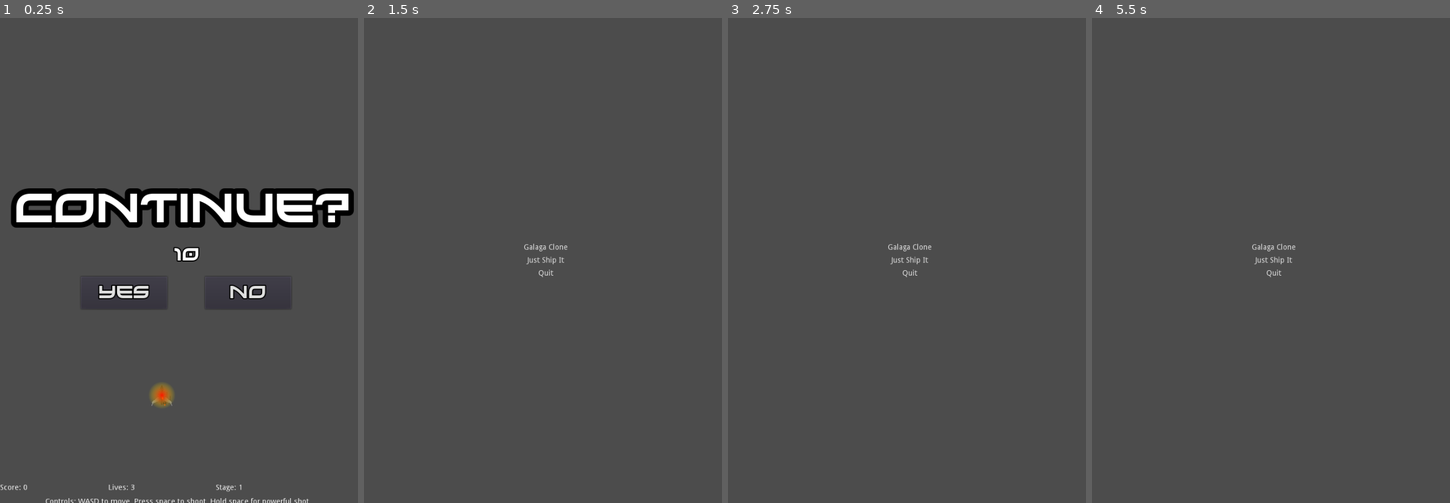
Above: before the commit, frames 1-4 (left to right).
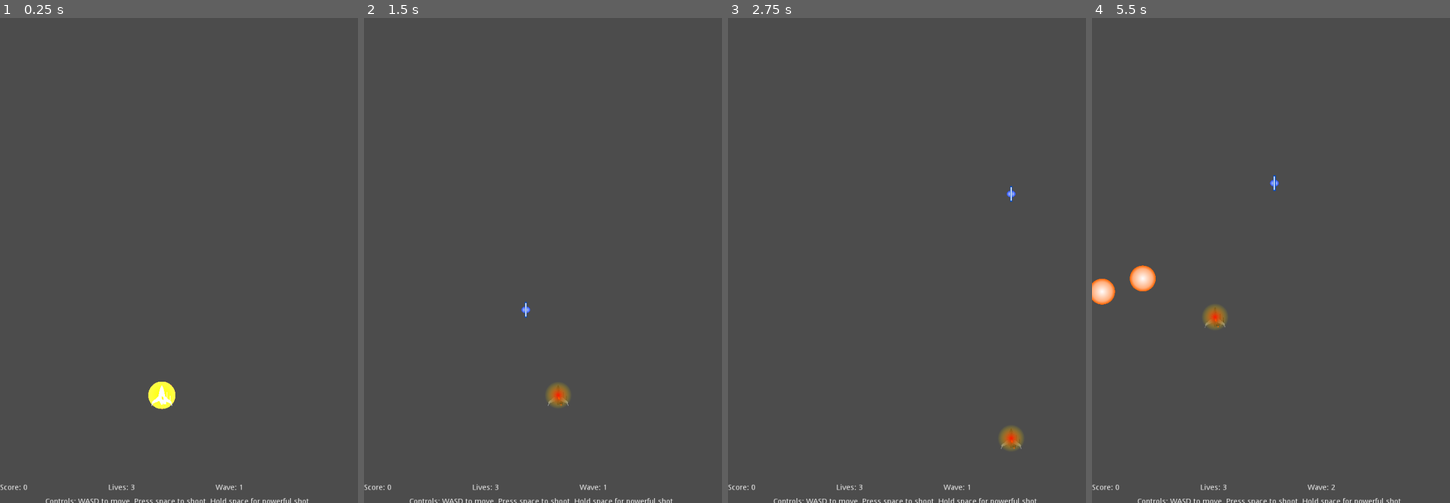
Above: after the commit, the same moments.

Repository: Imacds/ship-project-cs4700
Game: Godot game, scene res://Root.tscn
The game is run twice, just before and just after one commit, with the same random seed, the same clock (stepped at 60 frames per second) and the same inputs.
Inputs (mouse positions are in pixels of both pictures, inside the frame that each line leads up to):
- Up to frame 1 (0.25 s): no input
- Up to frame 2 (1.5 s): click (611, 294) at 0.5 s, where only the run before the commit has a clickable "No"; tap Space (shoot) at 1.25 s; hold D (move_right) from 1.28 s (still down); hold Space (shoot) from 1.28 s (still down)
- Up to frame 3 (2.75 s): release D (move_right) at 2.03 s; release Space (shoot) at 2.03 s; hold S (move_down) from 2.03 s (still down); tap Space (shoot) at 2.1 s
- Up to frame 4 (5.5 s): tap Space (shoot) at 2.75, 3.6, 4.25, 5.1 s; release S (move_down) at 2.78 s; hold D (move_right) 2.78-3.53 s; hold Space (shoot) 2.78-3.53 s; hold W (move_up) 3.53-4.28 s; hold Space (shoot) 4.28-5.03 s; hold A (move_left) from 4.28 s (still down)

The runs differ from the first frame. In frame 1, 7.9% of the frame differs, in the area x 3-99%, y 35-98%; in frame 2, 0.9%; in frame 3, 0.9%; in frame 4, 1.5%.

Commit message:
fix: will unpause on no continue fix: will hide continue menu on game start

Diff:
--- a/Ship.gd
+++ b/Ship.gd
@@ -32,7 +32,6 @@
 	bullets_container = get_parent().get_node("BulletsContainer")
 	bullets_spawn = get_node("BulletsSpawn")
 	bullet_resource = preload("../Bullet.tscn")
-	present_retry_menu()
 
 func set_init_pos():
 	screen_size = OS.get_window_size()
--- a/scenes/RetryMenu.tscn
+++ b/scenes/RetryMenu.tscn
@@ -37,6 +37,7 @@
 
 [node name="RetryMenu" type="ColorRect"]
 pause_mode = 2
+visible = false
 margin_top = 279.0
 margin_right = 675.0
 margin_bottom = 619.0
--- a/scenes/Timer.tscn
+++ /dev/null
@@ -1,3 +0,0 @@
-[gd_scene format=2]
-
-[node name="Timer" type="Node"]
--- a/scripts/ExitButton.gd
+++ b/scripts/ExitButton.gd
@@ -4,4 +4,5 @@
 	exit()
 
 func exit():
+	get_tree().paused = false
 	get_tree().change_scene("res://MainMenu.tscn")
